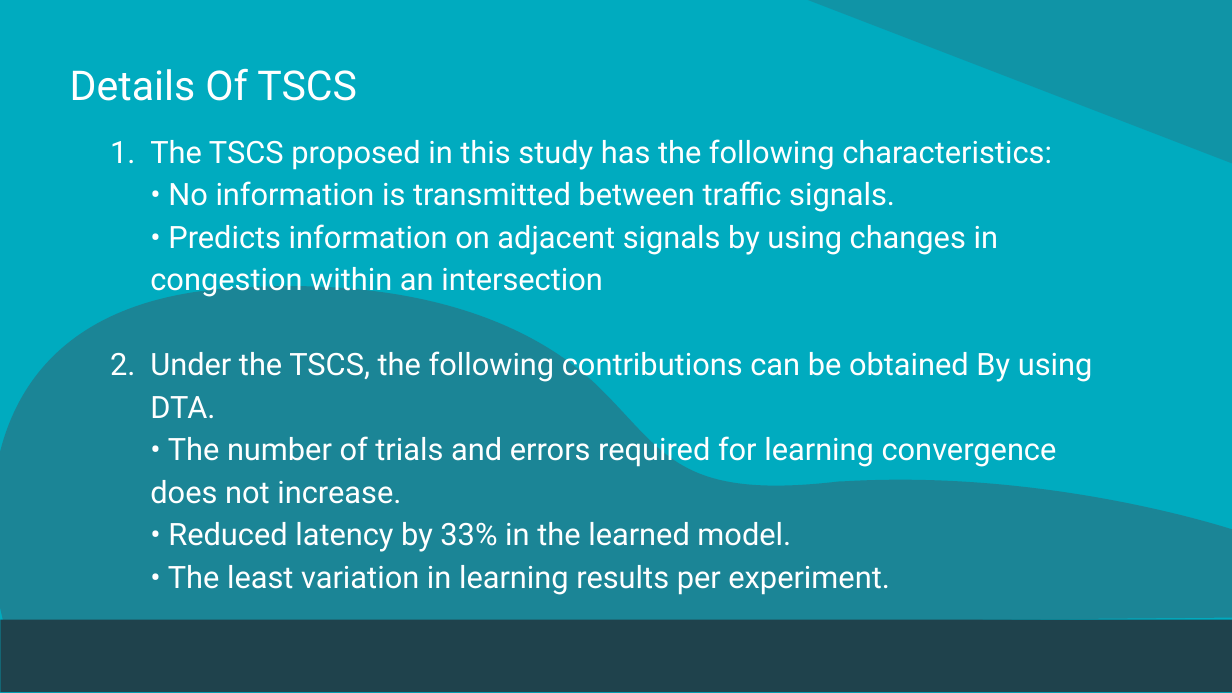
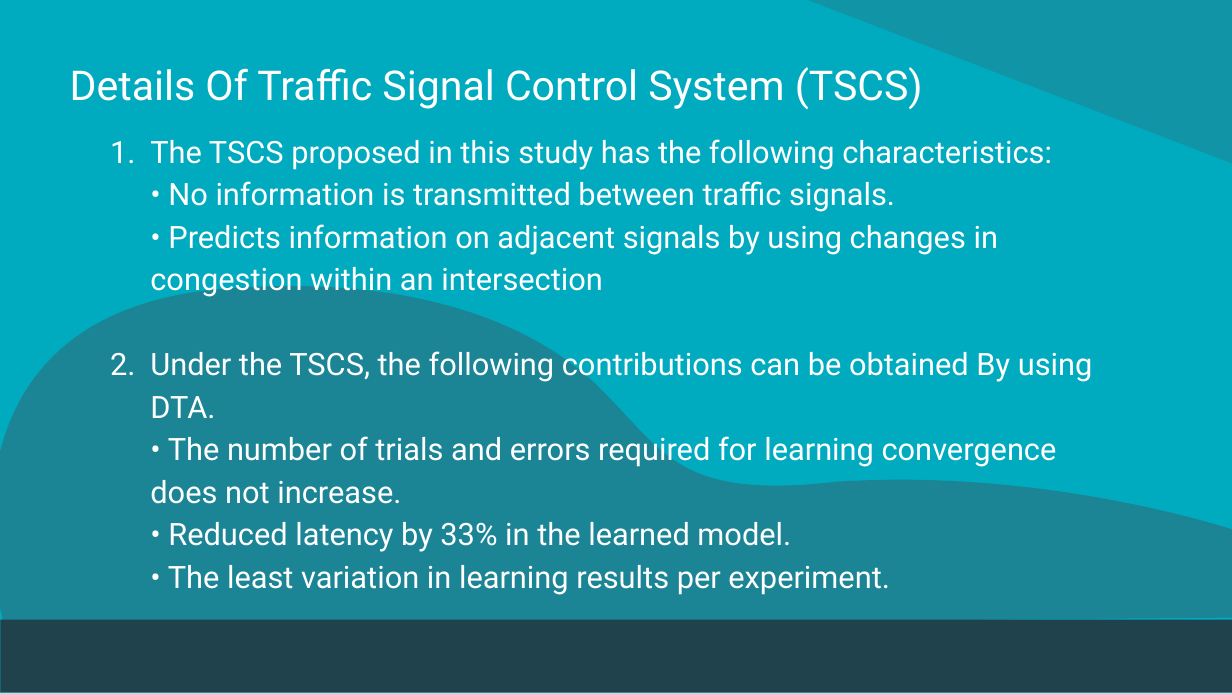
Before and after one commit to Namasivaayam-L/ResearchLab, a slide deck: slide 4 of Automatic Traffic Signal Control System.pptx. Drawn at 1232x693 pixels with LibreOffice and Linux fonts; fonts in the diff are those of the drawing. Boxes give left, top, right and bottom in pixels: in the first picture for what was removed or moved away, otherwise in the second. Text is boxed around its words. In the diff, an @@ line names an element or a change of style, - is before the commit and + after.

```diff
--- a/Automatic Traffic Signal Control System.pptx
+++ b/Automatic Traffic Signal Control System.pptx
@@ title at box(70, 67, 923, 109): text changed @@
-Details Of TSCS
+Details Of Traffic Signal Control System (TSCS)
```
Also in this commit, not shown: 3 other slides changed, 11 other files.
